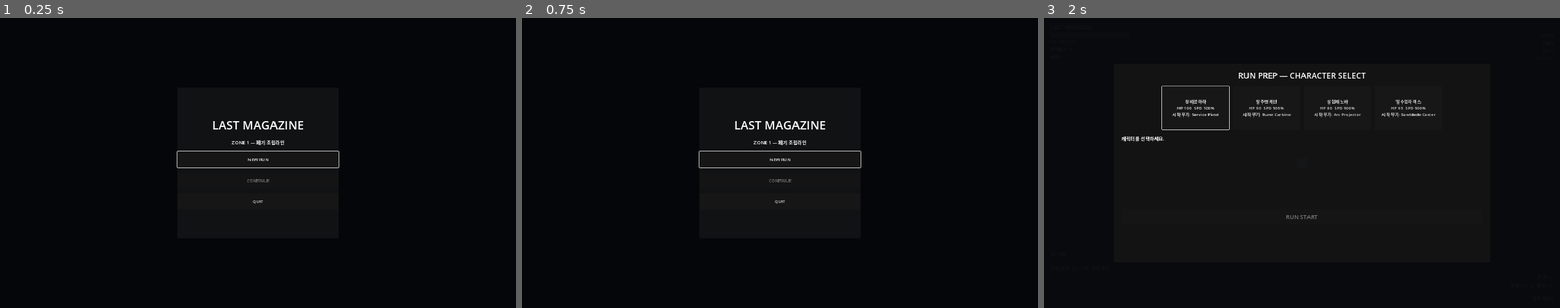
Above: before the commit, frames 1-3 (left to right).
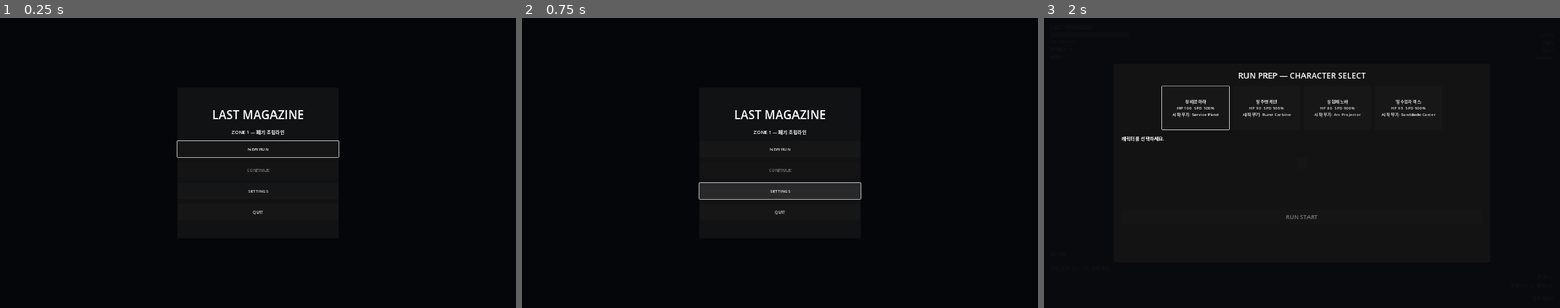
Above: after the commit, the same moments.

Repository: donly987647-max/Topdown-roguelite
Game: Godot game, scene res://scenes/main/RunMain.tscn
Two runs of this game, one before a commit and one after it. Both use one fixed random seed, a clock stepped at 60 frames per second and the inputs below.
Inputs (mouse positions are in pixels of both pictures, inside the frame that each line leads up to):
- Up to frame 1 (0.25 s): no input
- Up to frame 2 (0.75 s): click (780, 192) at 0.5 s, where only the run after the commit has a clickable "SETTINGS"
- Up to frame 3 (2 s): click "NEW RUN" at 1.25 s

The runs differ from the first frame. In frame 1, 1.2% of the frame differs, in the area x 34-66%, y 31-68%; in frame 2, 1.2%; in frame 3, nothing differs.

Commit message:
Expose settings from main menu

Diff:
--- a/scenes/ui/main_menu_panel.tscn
+++ b/scenes/ui/main_menu_panel.tscn
@@ -51,6 +51,10 @@
 custom_minimum_size = Vector2(360,60)
 layout_mode = 2
 text = "CONTINUE"
+[node name="Settings" type="Button" parent="Panel/VBox"]
+custom_minimum_size = Vector2(360,60)
+layout_mode = 2
+text = "SETTINGS"
 [node name="Quit" type="Button" parent="Panel/VBox"]
 custom_minimum_size = Vector2(360,60)
 layout_mode = 2
